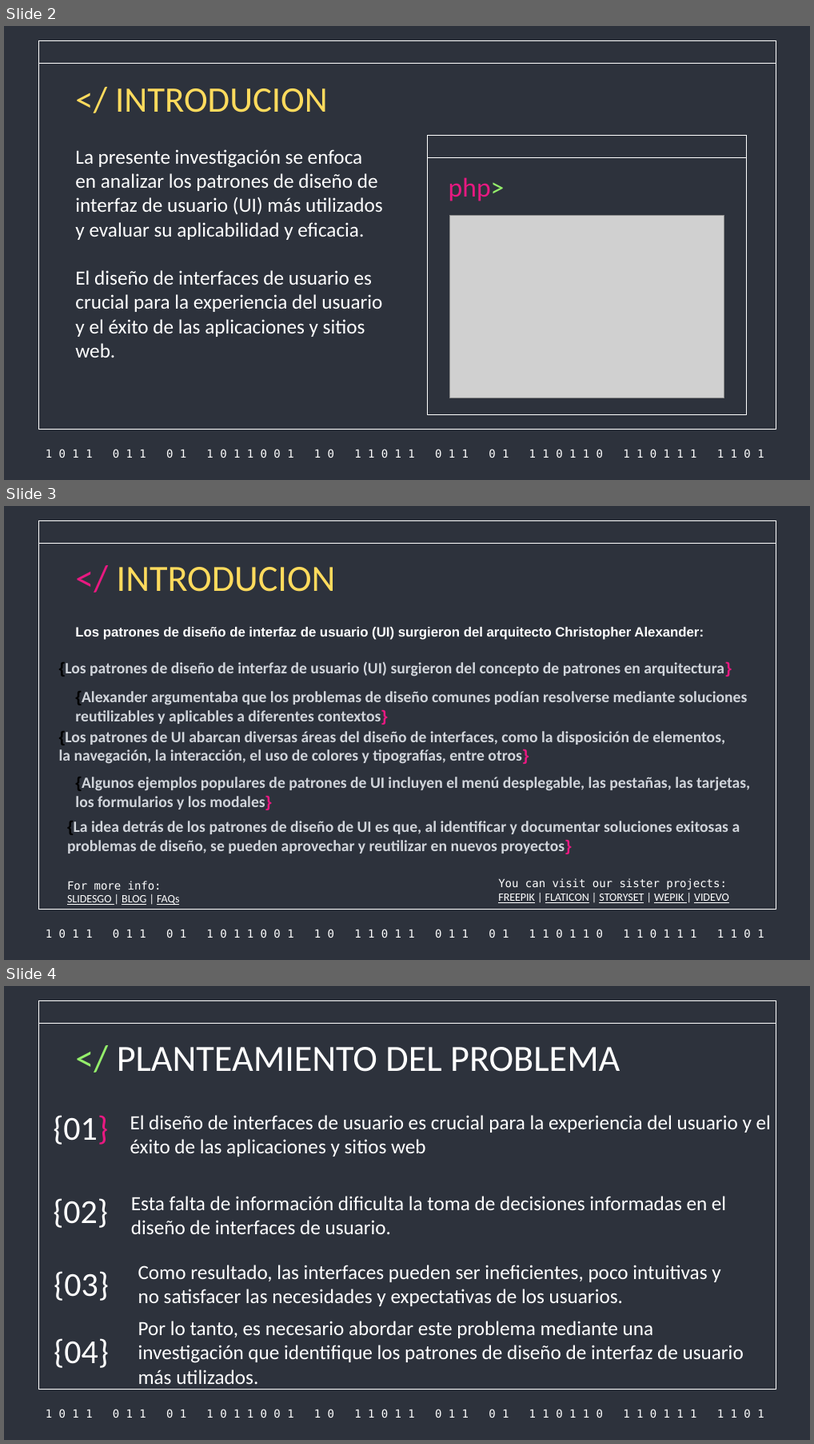
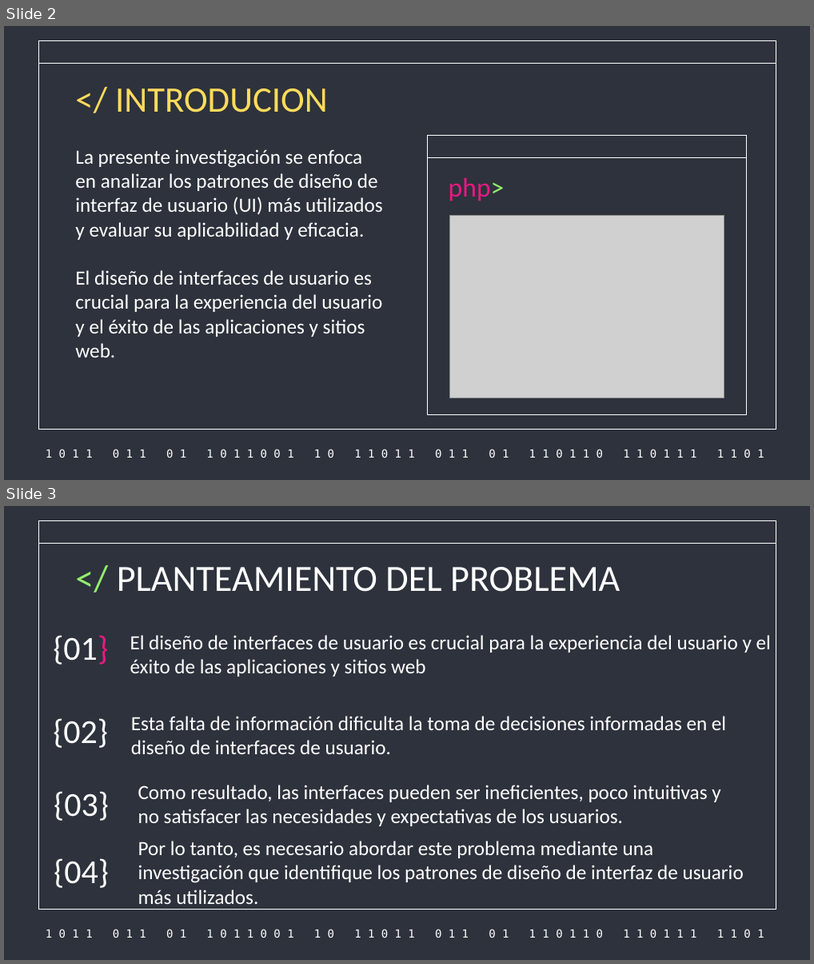
Before and after one commit to PANDITHAjr/WEB-TRANSPORTE-2022-2, a slide deck: DOCUMENTACION/tecnoweb.pptx. Shown one above the other, each under a label of ours: slides 2, 3 and 4 before the commit, slides 2 and 3 after it. The pictures are 814x1444 and 814x964 pixels, drawn with LibreOffice and Linux fonts; fonts in the diff are those of the drawing; grey boxes stand for pictures. Boxes give left, top, right and bottom in pixels: in the first picture for what was removed or moved away, otherwise in the second. Text is boxed around its words. In the diff, an @@ line names an element or a change of style, - is before the commit and + after.

```diff
--- a/DOCUMENTACION/tecnoweb.pptx
+++ b/DOCUMENTACION/tecnoweb.pptx
@@ slide 3 removed at bbox=[4, 506, 810, 960], background #2D323C; not listed: 3 template elements that a slide beside it also shows @@
@@ title removed at bbox=[117, 567, 336, 592] @@
-</ INTRODUCION
@@ text removed at bbox=[75, 627, 704, 640] @@
-Los patrones de diseño de interfaz de usuario (UI) surgieron del arquitecto Christopher Alexander:
@@ text removed at bbox=[59, 661, 731, 676] @@
-{Los patrones de diseño de interfaz de usuario (UI) surgieron del concepto de patrones en arquitectura}
@@ text removed at bbox=[75, 691, 748, 724] @@
-{Alexander argumentaba que los problemas de diseño comunes podían resolverse mediante soluciones reutilizables y aplicables a diferentes contextos}
@@ text removed at bbox=[59, 731, 726, 764] @@
-{Los patrones de UI abarcan diversas áreas del diseño de interfaces, como la disposición de elementos, la navegación, la interacción, el uso de colores y tipografías, entre otros}
@@ text removed at bbox=[75, 776, 750, 810] @@
-{Algunos ejemplos populares de patrones de UI incluyen el menú desplegable, las pestañas, las tarjetas, los formularios y los modales}
@@ text removed at bbox=[67, 820, 741, 854] @@
-{La idea detrás de los patrones de diseño de UI es que, al identificar y documentar soluciones exitosas a problemas de diseño, se pueden aprovechar y reutilizar en nuevos proyectos}
@@ text removed at bbox=[67, 880, 179, 904] @@
-For more info:
-SLIDESGO | BLOG | FAQs
@@ text removed at bbox=[498, 878, 730, 903] @@
-You can visit our sister projects:
-FREEPIK | FLATICON | STORYSET | WEPIK | VIDEVO
@@ what was slide 4 is now slide 3 @@
```
Also in this commit, not shown: 3 slides changed, 3 other slides removed.
